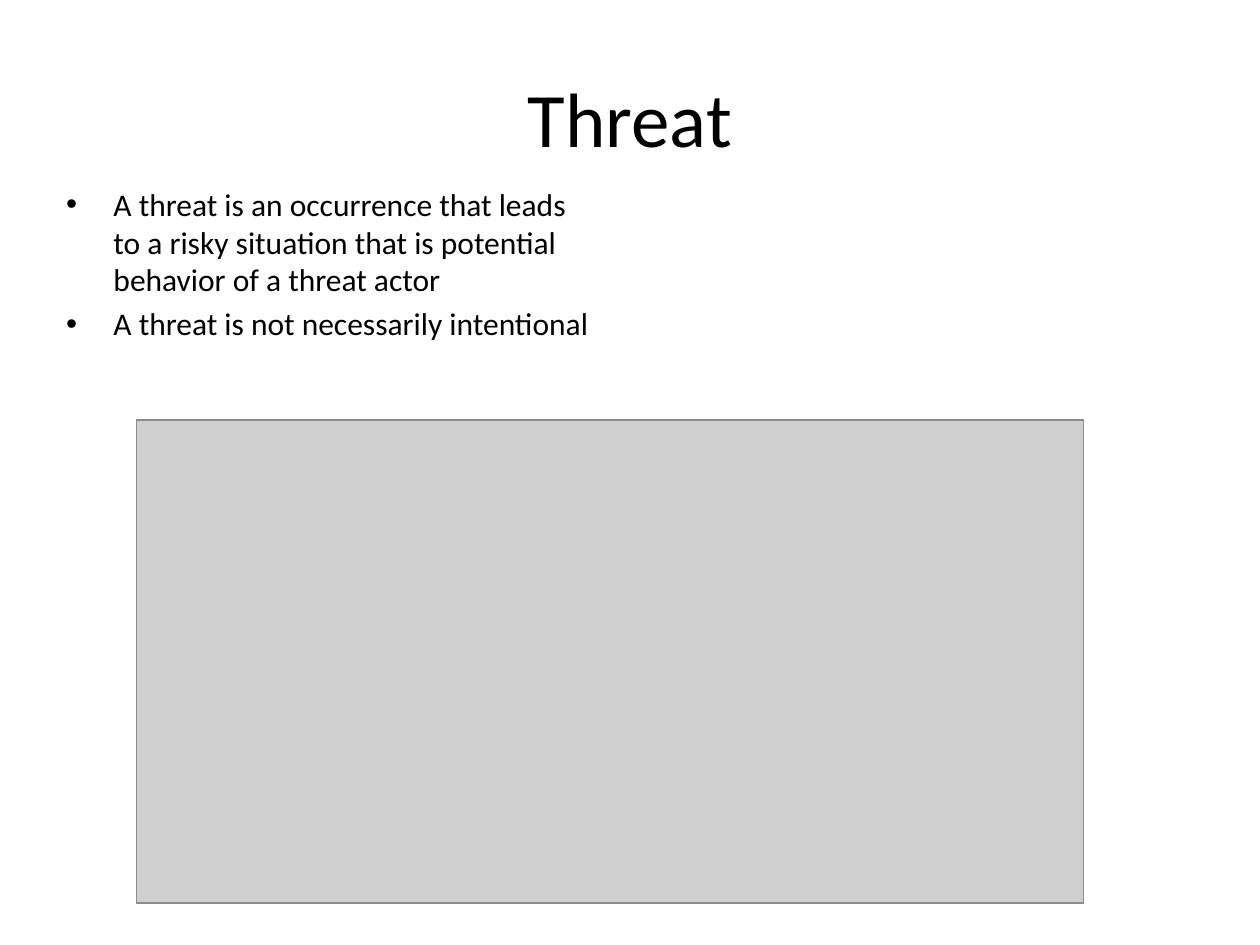
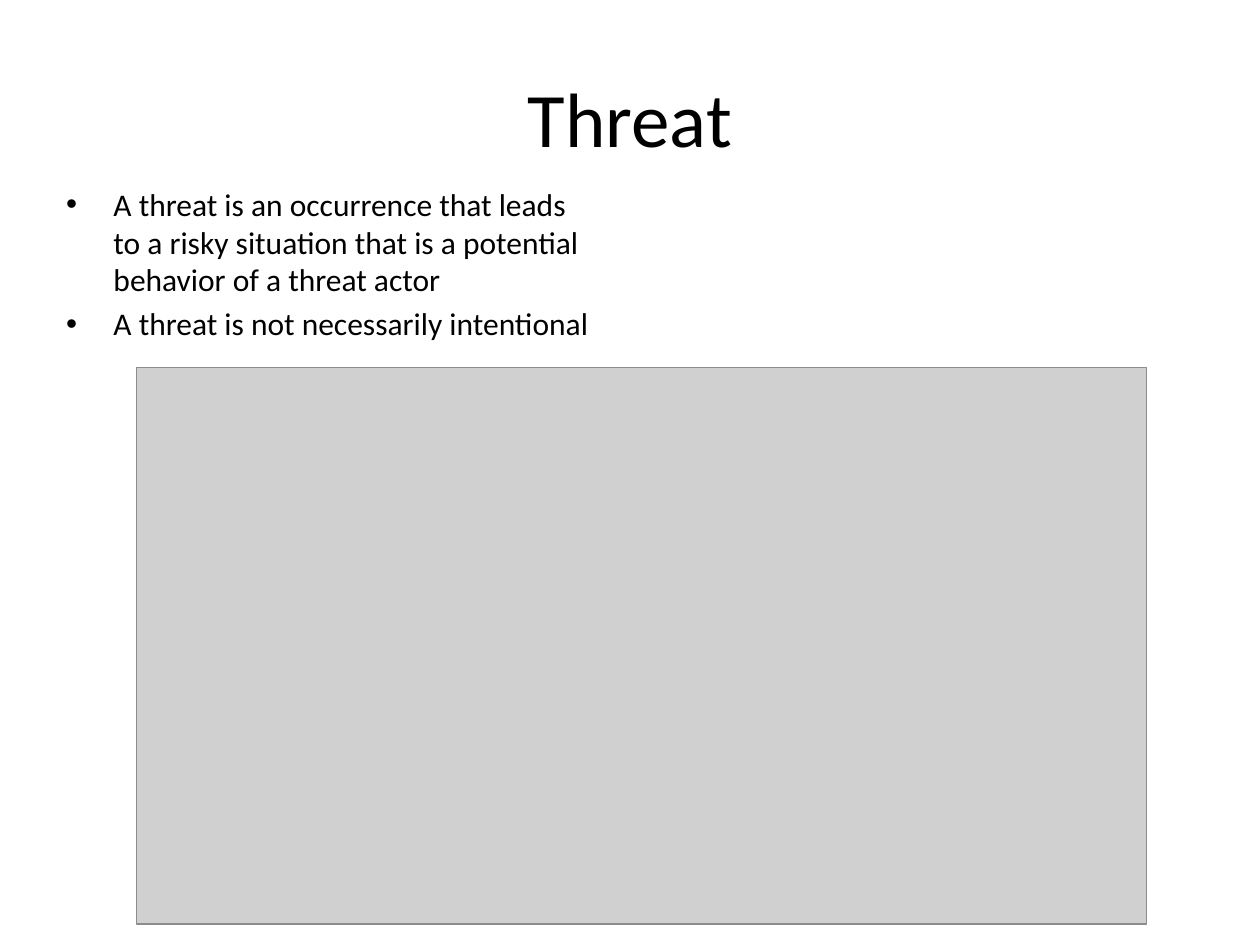
Before and after one commit to omg-threat-modeling/phase1, a slide deck: slide 11 of models/ModelDevelopment/Threat And Risk Concepts.pptx (slide 9 before the commit). Drawn at 1260x945 pixels with LibreOffice and Linux fonts; fonts in the diff are those of the drawing; grey boxes stand for pictures. Boxes give left, top, right and bottom in pixels: in the first picture for what was removed or moved away, otherwise in the second. Text is boxed around its words. In the diff, an @@ line names an element or a change of style, - is before the commit and + after.

Commit message:
threat and risk concepts update

```diff
--- a/models/ModelDevelopment/Threat And Risk Concepts.pptx
+++ b/models/ModelDevelopment/Threat And Risk Concepts.pptx
@@ text at (113,194,578,292): text changed @@
-• A threat is an occurrence that leads to a risky situation that is potential behavior of a threat actor
+• A threat is an occurrence that leads to a risky situation that is a potential behavior of a threat actor
@@ picture: place and size @@
-picture at (136,420,1084,902)
+picture at (136,368,1147,925)
```
Also in this commit, not shown: 6 other slides changed, 2 slides added, 3 other files.
